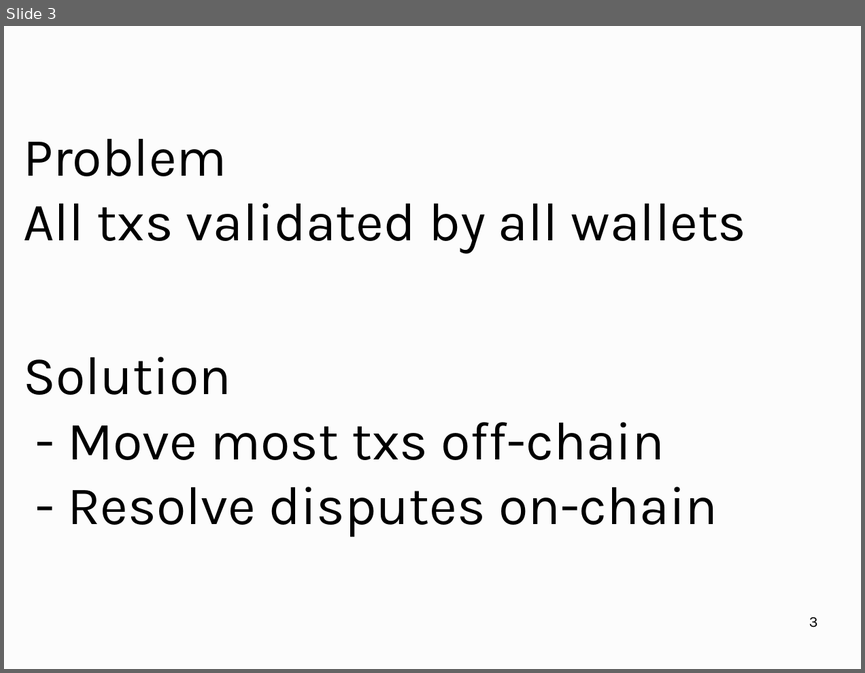
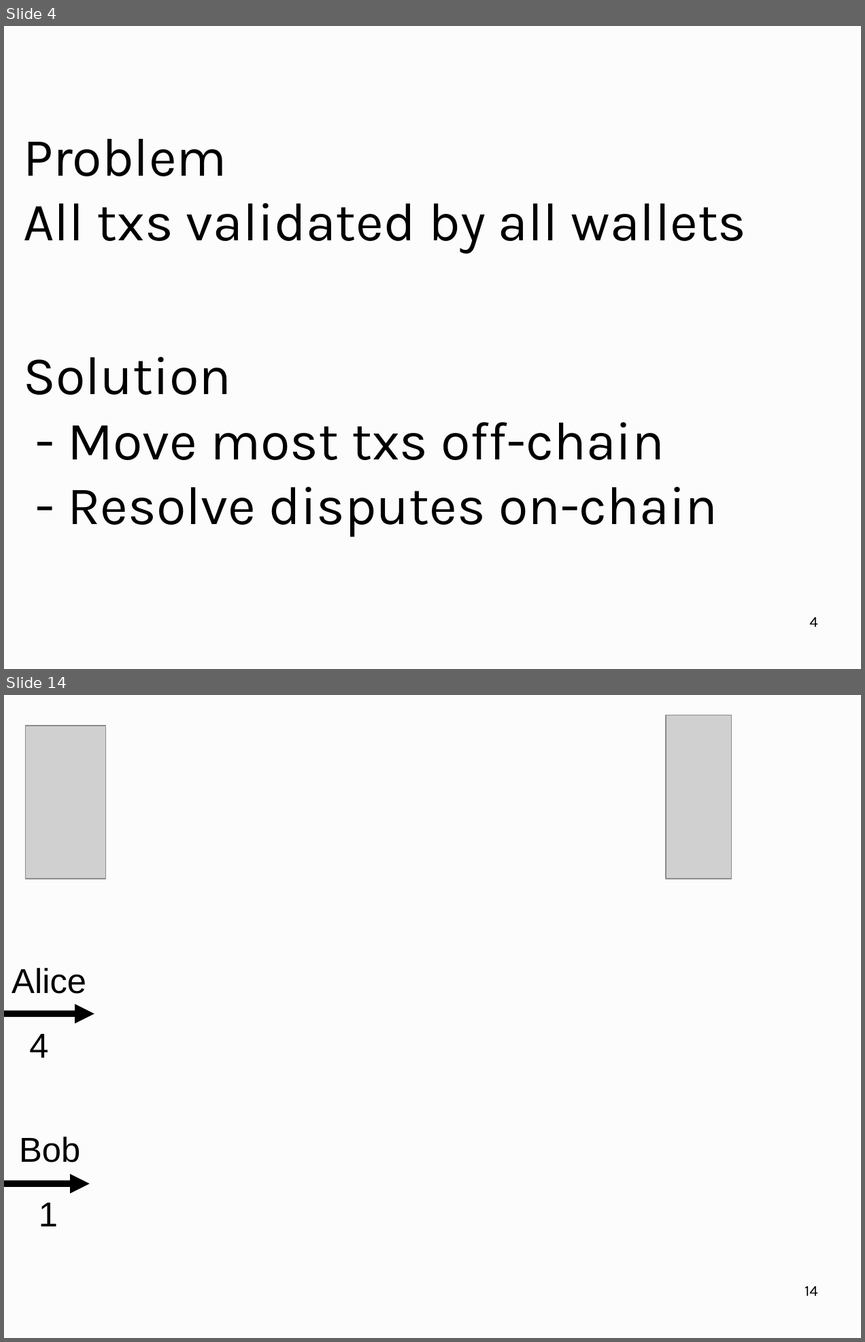
Before and after one commit to OrfeasLitos/PaymentChannels, a slide deck: ln-slides/slides.odp. Shown one above the other, each under a label of ours: slide 3 before the commit, slides 4 and 14 after it; the slides between them are not shown. The pictures are 865x673 and 865x1342 pixels, drawn with LibreOffice and Linux fonts; fonts in the diff are those of the drawing; grey boxes stand for pictures. Boxes give left, top, right and bottom in pixels: in the first picture for what was removed or moved away, otherwise in the second. Text is boxed around its words. In the diff, an @@ line names an element or a change of style, - is before the commit and + after.

```diff
--- a/ln-slides/slides.odp
+++ b/ln-slides/slides.odp
@@ slide 14 added at <box>4,695,861,1338</box>, background #FCFCFC @@
@@ picture added at <box>26,726,106,879</box> @@
@@ picture added at <box>666,715,732,879</box> @@
@@ text added at <box>11,968,86,994</box>, 32 pt, text #000000 @@
+Alice
@@ arrow added from (4, 1014) to (94, 1014), #000000 6.01 pt @@
@@ text added at <box>29,1034,48,1057</box>, 32 pt, text #000000 @@
+4
@@ text added at <box>19,1136,80,1162</box>, 32 pt, text #000000 @@
+Bob
@@ arrow added from (4, 1183) to (90, 1183), #000000 6.01 pt @@
@@ text added at <box>39,1202,58,1226</box>, 32 pt, text #000000 @@
+1
@@ page number added at <box>804,1286,818,1295</box>, 14 pt, text #000000 @@
+14
@@ what was slide 3 is now slide 4 @@
@@ page number at <box>809,617,817,626</box>: text changed @@
-3
+4
```
Also in this commit, not shown: 2 slides changed, 27 other slides added, 5 slides removed, 1 other file.
